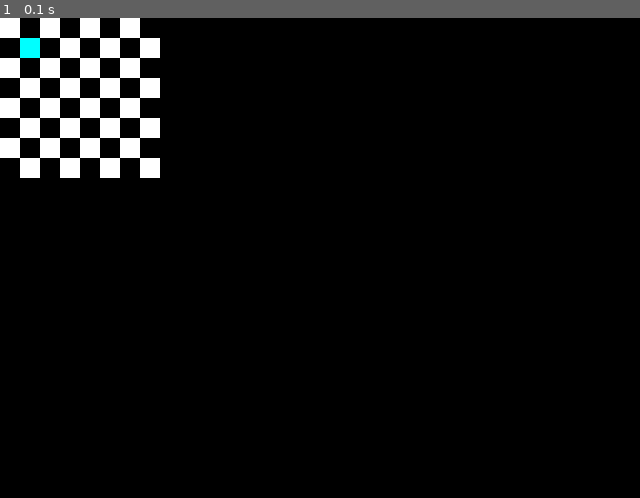
Above: before the commit, frame 1.
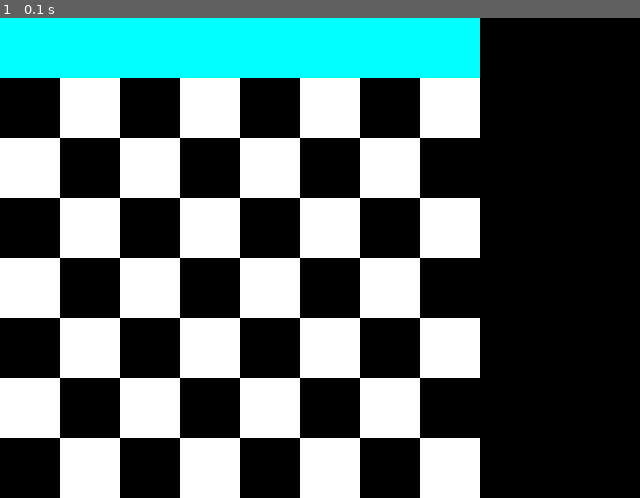
Above: after the commit, the same moment.

Repository: NikolasDaynard/Pygame-chess
Game: pygame game, started from chess.py
Two runs of this game, one before a commit and one after it. Both use one fixed random seed, a clock stepped at 60 frames per second and the inputs below.
Inputs:
- Up to frame 1 (0.1 s): no input

The runs differ from the first frame. In frame 1, 42% of the frame differs, in the area x 0-75%, y 0-100%.

Commit message:
moveing peices and more rendery stuff

Diff:
--- a/chess.py
+++ b/chess.py
@@ -19,7 +19,8 @@
         pygame.quit()
         sys.exit()
     if (event.type == pygame.MOUSEBUTTONDOWN) and (event.button == pygame.BUTTON_LEFT):
-       print("lmp")
+       x, y = pygame.mouse.get_pos()
+       board.click(x, y)
 
     screen.fill((0, 0, 0))  # Fill with black to clear previous drawings
 
--- a/drawChess.py
+++ b/drawChess.py
@@ -1,16 +1,31 @@
 import pygame
 import pieces
+import helpers
 
 class chessBoard:
-    boardSpaceSize = 480 / 8
-
-    playPieces = [pieces.Rook("white", 1, 1)]
+    playPieces = [pieces.Rook("black", 0, 0), pieces.Knight("black", 1, 0), pieces.Bishop("black", 2, 0), pieces.Queen("black", 3, 0), pieces.King("black", 4, 0), pieces.Bishop("black", 5, 0), pieces.Knight("black", 6, 0), pieces.Rook("black", 7, 0)]
 
     selectedSpace = (-1, -1)
 
     def click(self, x, y):
+        clickedPiece = False
         for piece in self.playPieces:
-            piece.x
+            if (piece.x * helpers.boardSpaceSize) < x and (piece.x * helpers.boardSpaceSize) + helpers.boardSpaceSize > x and (piece.y * helpers.boardSpaceSize) < y and (piece.y * helpers.boardSpaceSize) + helpers.boardSpaceSize > y:
+                self.selectedSpace = (piece.x, piece.y)
+                clickedPiece = True
+
+        if not clickedPiece:
+            for piece in self.playPieces:
+                if piece.x == self.selectedSpace[0] and piece.y == self.selectedSpace[1]:
+                    visibleTiles = piece.getVisibleTiles(self.playPieces)
+                    for i in range(8):
+                        for j in range(8):
+                            if visibleTiles[i][j] == True:
+                                piece.x = i
+                                piece.y = j
+
+
+
 
     def drawBoard(self, screen):
         for i in range(8):
@@ -19,7 +34,13 @@
                     color = (255, 255, 255)  # White
                 else:
                     color = (0, 0, 0)  # Black
-                pygame.draw.rect(screen, color, (i * 20, j * 20, 20, 20))
+                pygame.draw.rect(screen, color, (i * helpers.boardSpaceSize, j * helpers.boardSpaceSize, helpers.boardSpaceSize, helpers.boardSpaceSize))
 
         for piece in self.playPieces:
             piece.render(screen)
+            if piece.x == self.selectedSpace[0] and piece.y == self.selectedSpace[1]:
+                visibleTiles = piece.getVisibleTiles(self.playPieces)
+                for i in range(8):
+                    for j in range(8):
+                        if visibleTiles[i][j] == True:
+                            pygame.draw.rect(screen, (127, 127, 127), (i * helpers.boardSpaceSize, j * helpers.boardSpaceSize, helpers.boardSpaceSize / 2, helpers.boardSpaceSize / 2))
--- /dev/null
+++ b/helpers.py
@@ -0,0 +1 @@
+boardSpaceSize = 480 / 8
--- a/pieces.py
+++ b/pieces.py
@@ -1,10 +1,15 @@
+import helpers
 import pygame
 
-class Rook:
+class Piece:
     def __init__(self, color, x, y):
-        self.color = color  # Initialize the color attribute
+        self.color = color
         self.x = x
         self.y = y
+
+class Rook(Piece):
+    def __init__(self, color, x, y):
+        super().__init__(color, x, y)
 
     def move(self, level, x, y):
 
@@ -12,4 +17,68 @@
 
     def render(self, screen):
         color = (0, 255, 255)
-        pygame.draw.rect(screen, color, (self.x * 20, self.y * 20, 20, 20))
+        pygame.draw.rect(screen, color, (self.x * helpers.boardSpaceSize, self.y * helpers.boardSpaceSize, helpers.boardSpaceSize, helpers.boardSpaceSize))
+
+    def getVisibleTiles(self, pieces):
+        chessboard = [[None for _ in range(8)] for _ in range(8)]
+        # horizontal
+        for i in range(8):
+            for piece in pieces:
+                if piece.x != i and piece.y != self.y:
+                    chessboard[i][self.y] = True
+        # vertical
+        for i in range(8):
+            for piece in pieces:
+                if piece.x != self.x and piece.y != i:
+                    chessboard[self.x][i] = True
+
+        return chessboard
+
+
+class Knight(Piece):
+    def __init__(self, color, x, y):
+        super().__init__(color, x, y)
+
+    def move(self, level, x, y):
+
+        print("not done")
+
+    def render(self, screen):
+        color = (0, 255, 255)
+        pygame.draw.rect(screen, color, (self.x * helpers.boardSpaceSize, self.y * helpers.boardSpaceSize, helpers.boardSpaceSize, helpers.boardSpaceSize))
+
+class Bishop(Piece):
+    def __init__(self, color, x, y):
+        super().__init__(color, x, y)
+
+    def move(self, level, x, y):
+
+        print("not done")
+
+    def render(self, screen):
+        color = (0, 255, 255)
+        pygame.draw.rect(screen, color, (self.x * helpers.boardSpaceSize, self.y * helpers.boardSpaceSize, helpers.boardSpaceSize, helpers.boardSpaceSize))
+
+class Queen(Piece):
+    def __init__(self, color, x, y):
+        super().__init__(color, x, y)
+
+    def move(self, level, x, y):
+
+        print("not done")
+
+    def render(self, screen):
+        color = (0, 255, 255)
+        pygame.draw.rect(screen, color, (self.x * helpers.boardSpaceSize, self.y * helpers.boardSpaceSize, helpers.boardSpaceSize, helpers.boardSpaceSize))
+
+class King(Piece):
+    def __init__(self, color, x, y):
+        super().__init__(color, x, y)
+
+    def move(self, level, x, y):
+
+        print("not done")
+
+    def render(self, screen):
+        color = (0, 255, 255)
+        pygame.draw.rect(screen, color, (self.x * helpers.boardSpaceSize, self.y * helpers.boardSpaceSize, helpers.boardSpaceSize, helpers.boardSpaceSize))
